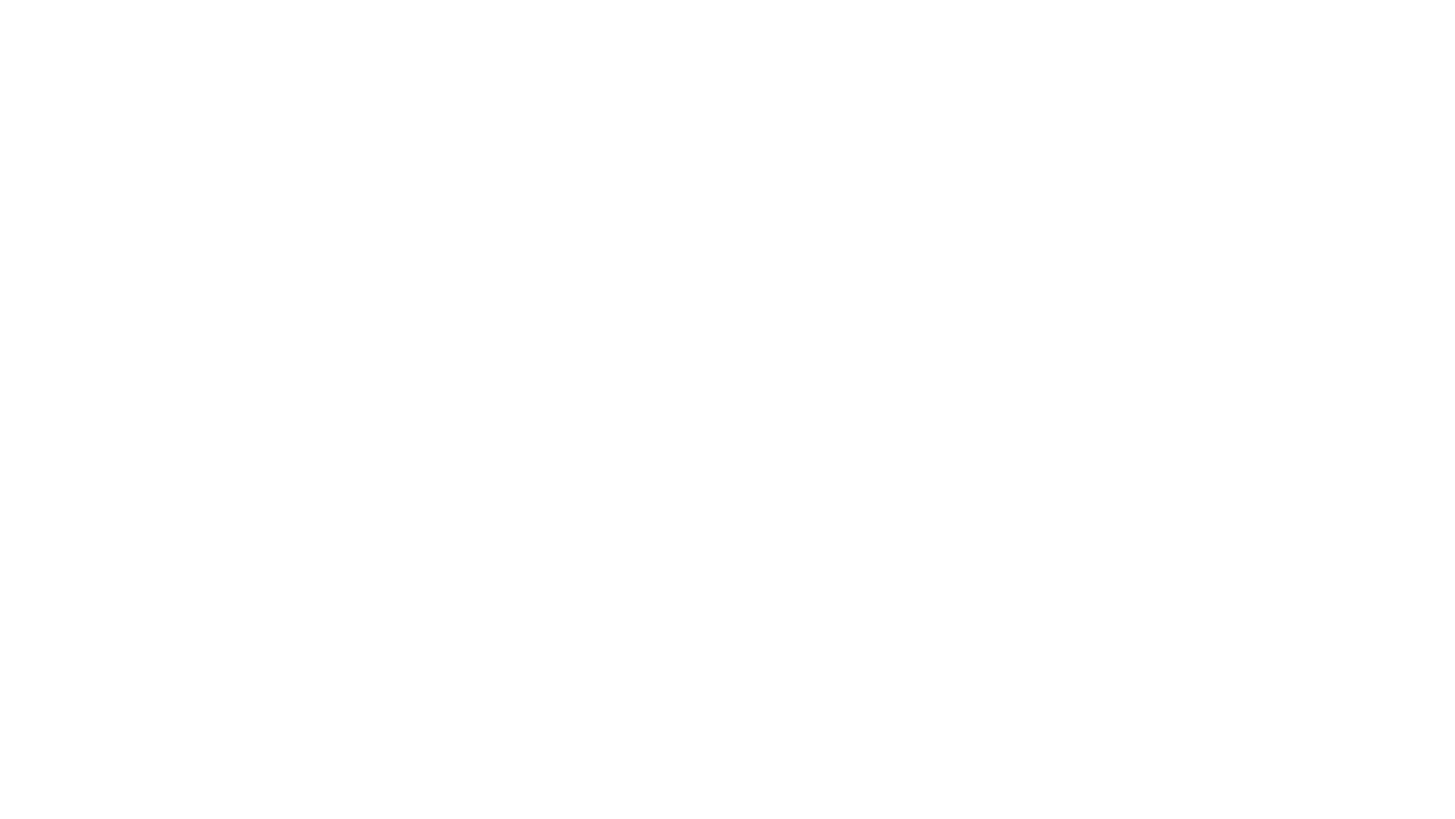
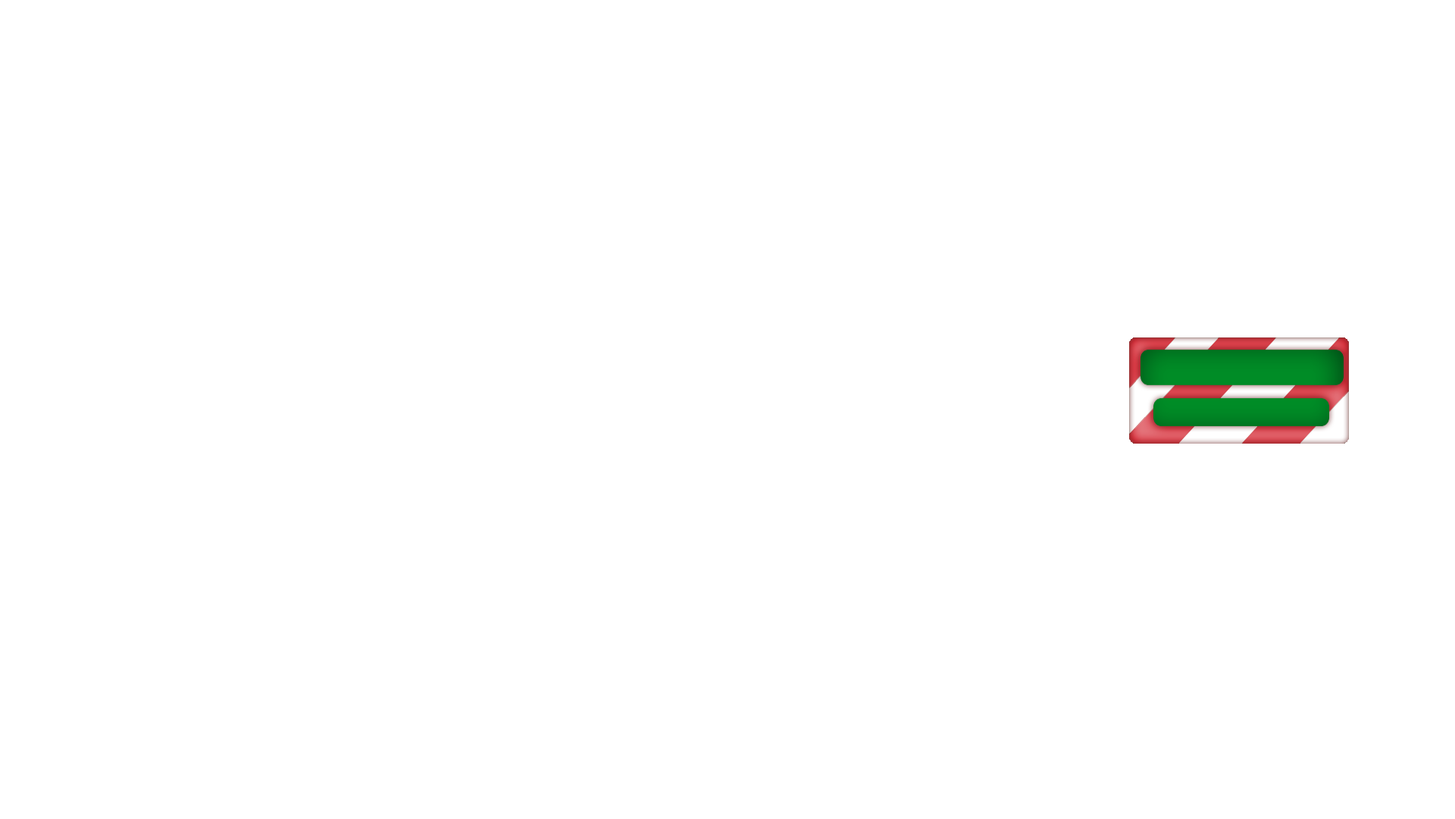
Comparing the layer stacks of the two 1455x819 images. Changes:
hid group "ElfSprite" (7 layers) over <box>1129,337,1283,444</box>
showed group "MainMenuUI" (21 layers) over <box>1129,337,1350,444</box>
added layer "BackGround copy" in group "FriendPanel" over <box>1129,337,1350,444</box>
